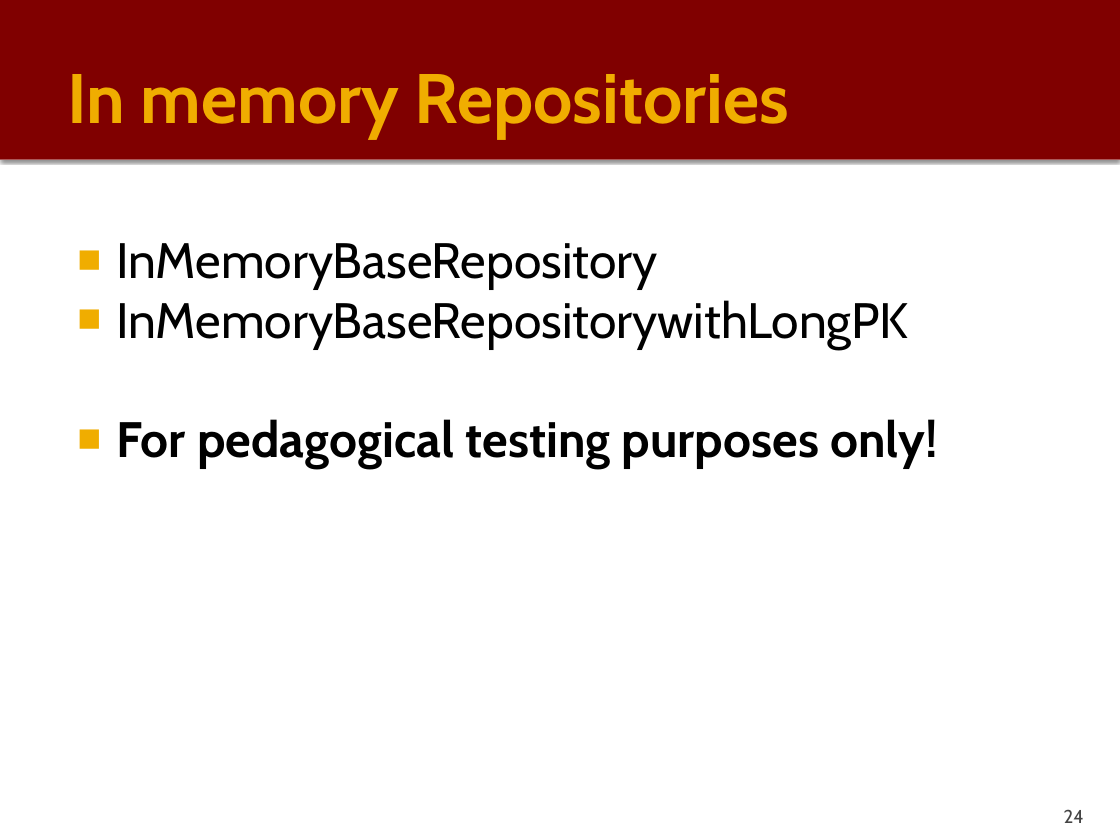
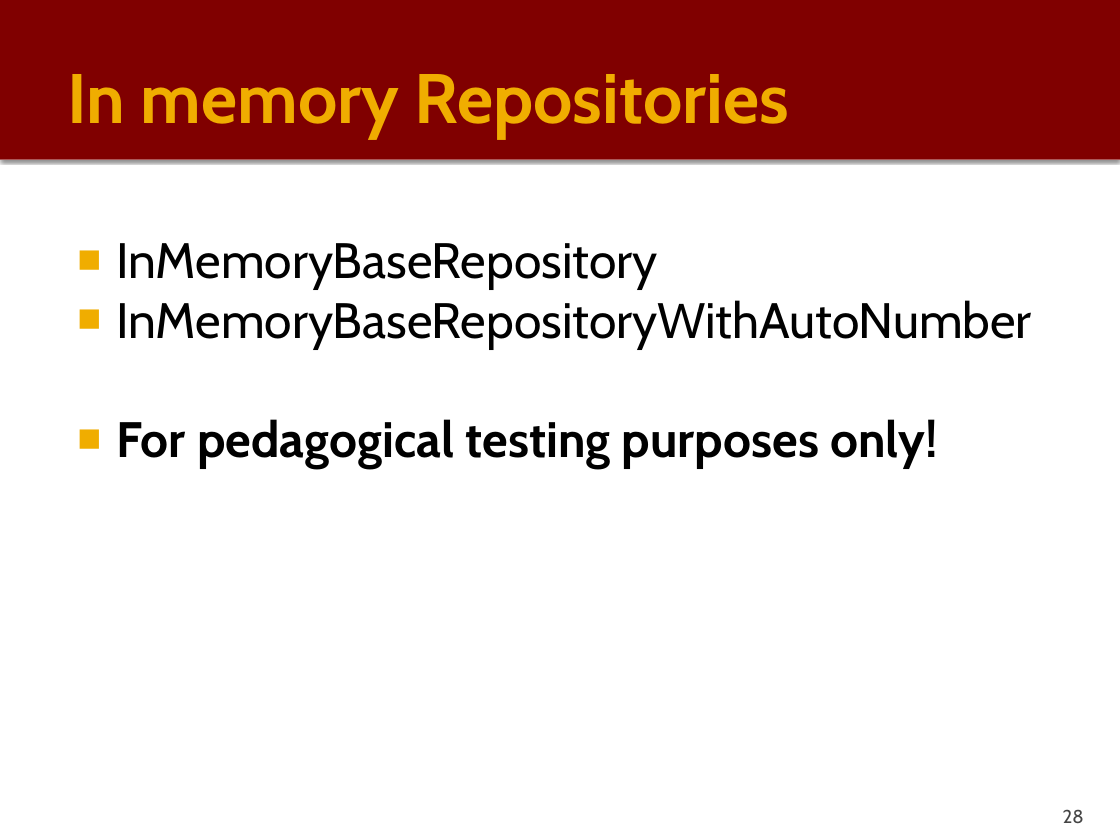
Before and after one commit to PauloGandraSousa/eapliframework, a slide deck: slide 28 of documentation/eapli.framework-Tech-Description.pptx (slide 24 before the commit). Drawn at 1120x840 pixels with LibreOffice and Linux fonts; fonts in the diff are those of the drawing. Boxes give left, top, right and bottom in pixels: in the first picture for what was removed or moved away, otherwise in the second. Text is boxed around its words. In the diff, an @@ line names an element or a change of style, - is before the commit and + after.

```diff
--- a/documentation/eapli.framework-Tech-Description.pptx
+++ b/documentation/eapli.framework-Tech-Description.pptx
@@ text at bbox=[116, 300, 1031, 348]: text changed @@
-■ InMemoryBaseRepositorywithLongPK
+■ InMemoryBaseRepositoryWithAutoNumber
@@ page number at bbox=[1063, 809, 1084, 823]: text changed @@
-24
+28
```
Also in this commit, not shown: 18 other slides changed, 33 slides added, 8 slides removed, 1 other file.
